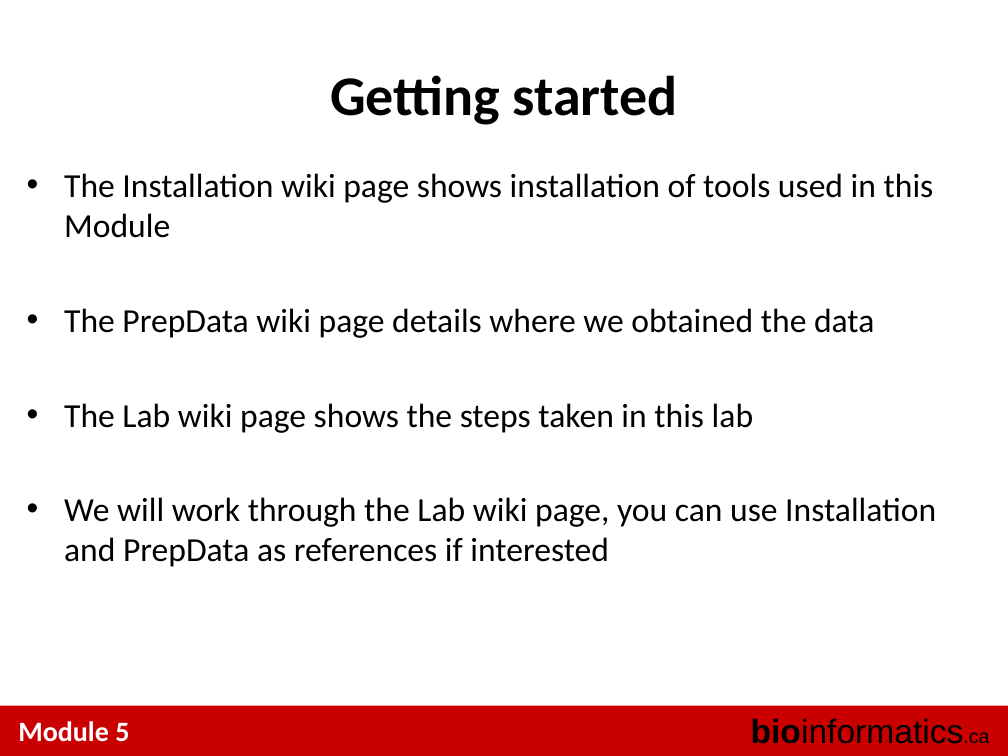
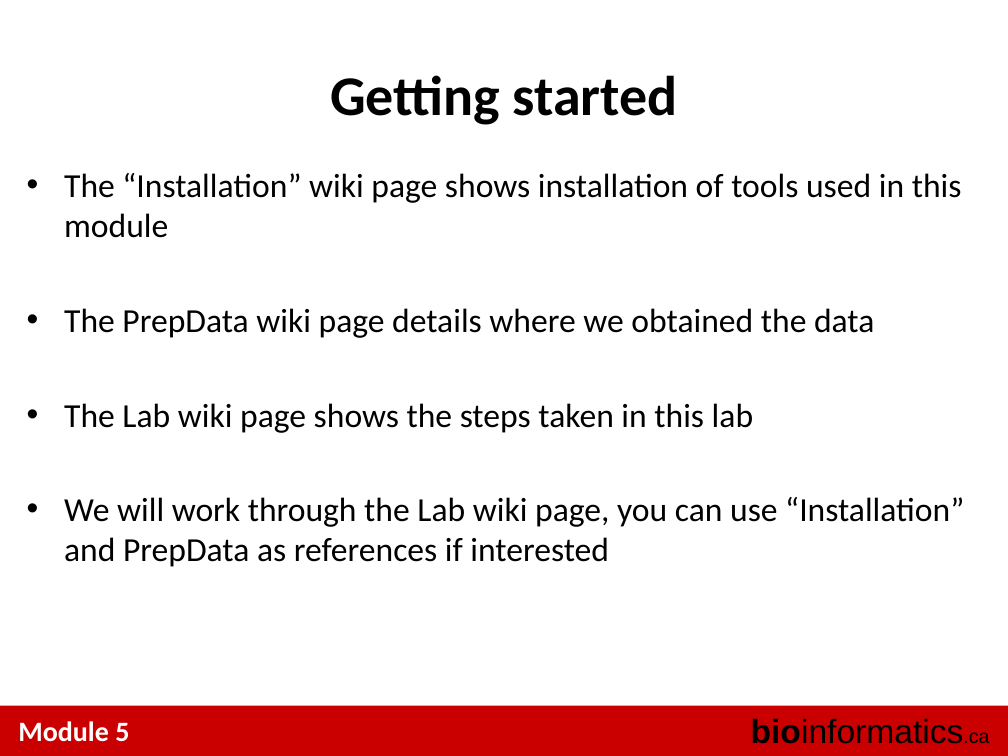
Before and after one commit to tinyheero/BICG-2016, a slide deck: slide 5 of copy_number/content/BiCG_2014_Module5_Lab_shah.ppt. Drawn at 1008x756 pixels with LibreOffice and Linux fonts; fonts in the diff are those of the drawing. Boxes give left, top, right and bottom in pixels: in the first picture for what was removed or moved away, otherwise in the second. Text is boxed around its words. In the diff, an @@ line names an element or a change of style, - is before the commit and + after.

```diff
--- a/copy_number/content/BiCG_2014_Module5_Lab_shah.ppt
+++ b/copy_number/content/BiCG_2014_Module5_Lab_shah.ppt
@@ text at (64,173,962,238): text changed @@
-• The Installation wiki page shows installation of tools used in this Module
+• The “Installation” wiki page shows installation of tools used in this module
@@ text at (64,497,964,567): text changed @@
-• We will work through the Lab wiki page, you can use Installation and PrepData as references if interested
+• We will work through the Lab wiki page, you can use “Installation” and PrepData as references if interested
```
Also in this commit, not shown: 7 other slides changed.
